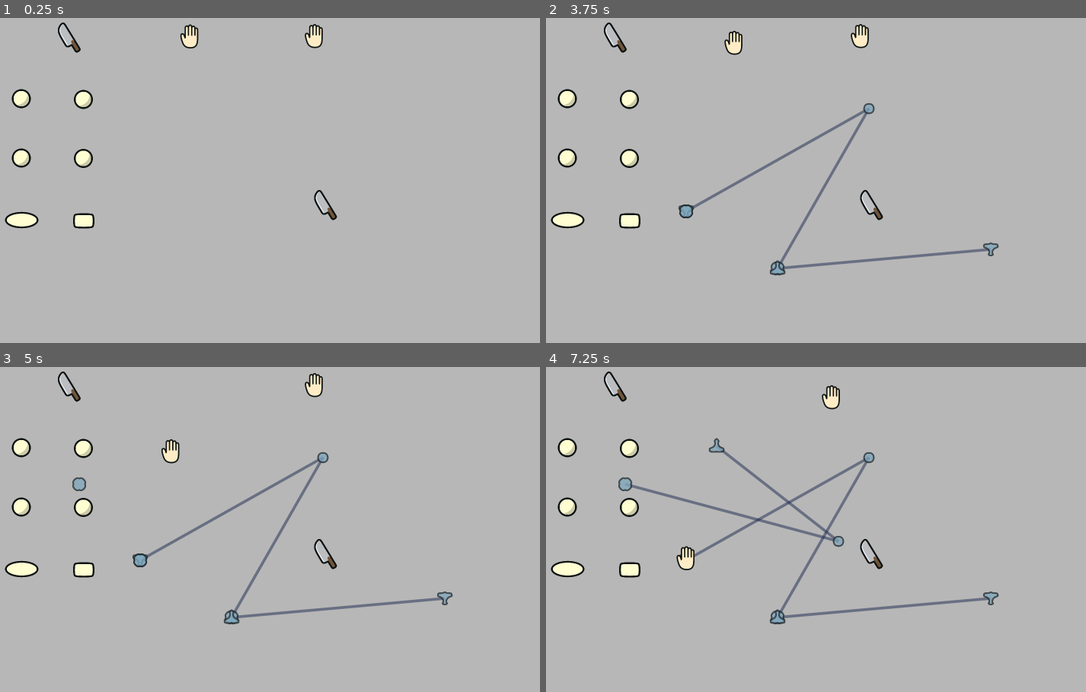
Above: before the commit, frames 1-4 (two rows, left to right).
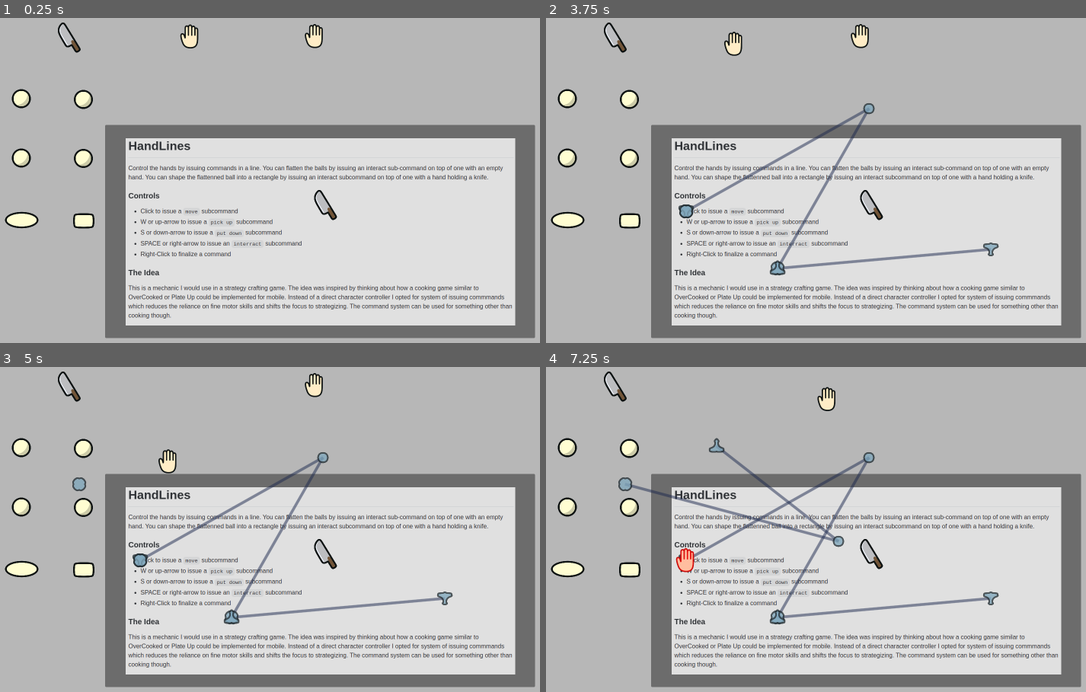
Above: after the commit, the same moments.

Repository: westonkelliher/GodotDemos
Game: Godot game, scene res://stage.tscn
The game is run twice, just before and just after one commit, with the same random seed, the same clock (stepped at 60 frames per second) and the same inputs.
Inputs (mouse positions are in pixels of both pictures, inside the frame that each line leads up to):
- Up to frame 1 (0.25 s): no input
- Up to frame 2 (3.75 s): tap Enter at 0.5, 2, 3.5 s; move the mouse to (940, 174) at 0.52 s; right-click (940, 174) at 0.6 s; tap Space (interact) at 1.25, 1.35, 2.75 s; move the mouse to (686, 209) at 1.27 s; hold S (putdown) 1.28-2.03 s; move the mouse to (870, 109) at 2.02 s; click (870, 109) at 2.1 s; move the mouse to (778, 268) at 2.77 s; tap W (pickup) at 2.85 s; move the mouse to (988, 248) at 3.52 s; hold S (putdown) from 3.53 s (still down); right-click (988, 248) at 3.6 s
- Up to frame 3 (5 s): keep holding S (putdown); move the mouse to (81, 484) at 4.27 s; tap Space (interact) at 4.35 s
- Up to frame 4 (7.25 s): move the mouse to (837, 542) at 5.02 s; click (837, 542) at 5.1 s; move the mouse to (718, 445) at 5.77 s; release S (putdown) at 5.78 s; tap W (pickup) at 5.85 s; move the mouse to (940, 523) at 6.52 s; right-click (940, 523) at 6.6 s

The runs differ from the first frame. In frame 1, 52% of the frame differs, in the area x 19-100%, y 32-99%; in frame 2, 51%; in frame 3, 51%; in frame 4, 51%.

Commit message:
HandLines: in-game readme

Diff:
--- a/HandLines/scenes/hand.tscn
+++ b/HandLines/scenes/hand.tscn
@@ -29,6 +29,21 @@
 "speed": 5.0
 }]
 
+[sub_resource type="Animation" id="Animation_txsmq"]
+length = 0.001
+tracks/0/type = "value"
+tracks/0/imported = false
+tracks/0/enabled = true
+tracks/0/path = NodePath("Sprite:position")
+tracks/0/interp = 1
+tracks/0/loop_wrap = true
+tracks/0/keys = {
+"times": PackedFloat32Array(0),
+"transitions": PackedFloat32Array(1),
+"update": 0,
+"values": [Vector2(0, 0)]
+}
+
 [sub_resource type="Animation" id="Animation_gda5c"]
 resource_name = "interacrt"
 length = 2.0
@@ -43,21 +58,6 @@
 "transitions": PackedFloat32Array(1, 1, 1, 1, 1, 1, 1, 1, 1, 1, 1, 1),
 "update": 0,
 "values": [Vector2(0, 0), Vector2(20, -20), Vector2(30, -20), Vector2(-30, -20), Vector2(-20, -30), Vector2(-20, 30), Vector2(-30, 20), Vector2(30, 20), Vector2(20, 30), Vector2(20, -30), Vector2(20, -20), Vector2(0, 0)]
-}
-
-[sub_resource type="Animation" id="Animation_txsmq"]
-length = 0.001
-tracks/0/type = "value"
-tracks/0/imported = false
-tracks/0/enabled = true
-tracks/0/path = NodePath("Sprite:position")
-tracks/0/interp = 1
-tracks/0/loop_wrap = true
-tracks/0/keys = {
-"times": PackedFloat32Array(0),
-"transitions": PackedFloat32Array(1),
-"update": 0,
-"values": [Vector2(0, 0)]
 }
 
 [sub_resource type="AnimationLibrary" id="AnimationLibrary_smbvh"]
--- a/HandLines/scripts/hand.gd
+++ b/HandLines/scripts/hand.gd
@@ -21,7 +21,7 @@
 
 var interact_object: Bip = null
 
-const SPEED := 130.0
+const SPEED := 150.0
 
 func _process(delta: float) -> void:
 	# no command
--- a/HandLines/stage.tscn
+++ b/HandLines/stage.tscn
@@ -1,9 +1,10 @@
-[gd_scene load_steps=5 format=3 uid="uid://bvk6o3ljj26th"]
+[gd_scene load_steps=6 format=3 uid="uid://bvk6o3ljj26th"]
 
 [ext_resource type="PackedScene" uid="uid://ckyu7uovsxcpq" path="res://scenes/hand.tscn" id="1_6ssg7"]
 [ext_resource type="Script" path="res://scripts/stage.gd" id="1_djgvj"]
 [ext_resource type="PackedScene" uid="uid://wgaa6m23f3ov" path="res://scenes/my_line.tscn" id="3_havdq"]
 [ext_resource type="PackedScene" uid="uid://um30gg80awye" path="res://scenes/object.tscn" id="4_fsewg"]
+[ext_resource type="Texture2D" uid="uid://q2xju618acq6" path="res://README.png" id="5_vc7y1"]
 
 [node name="Stage" type="Node2D"]
 script = ExtResource("1_djgvj")
@@ -48,5 +49,18 @@
 [node name="Object8" parent="Items" instance=ExtResource("4_fsewg")]
 position = Vector2(168, 254)
 
+[node name="Panel" type="Panel" parent="."]
+modulate = Color(1, 1, 1, 0.788235)
+z_index = -1
+offset_left = 388.0
+offset_top = 323.0
+offset_right = 1517.0
+offset_bottom = 883.0
+
+[node name="Sprite2D" type="Sprite2D" parent="Panel"]
+position = Vector2(54, 35)
+texture = ExtResource("5_vc7y1")
+centered = false
+
 [connection signal="finished_cmd" from="Hand1" to="." method="_on_hand1_finished_cmd"]
 [connection signal="finished_cmd" from="Hand2" to="." method="_on_hand2_finished_cmd"]
Binary file added: HandLines/README.png
Not shown, added: HandLines/README.png.import
